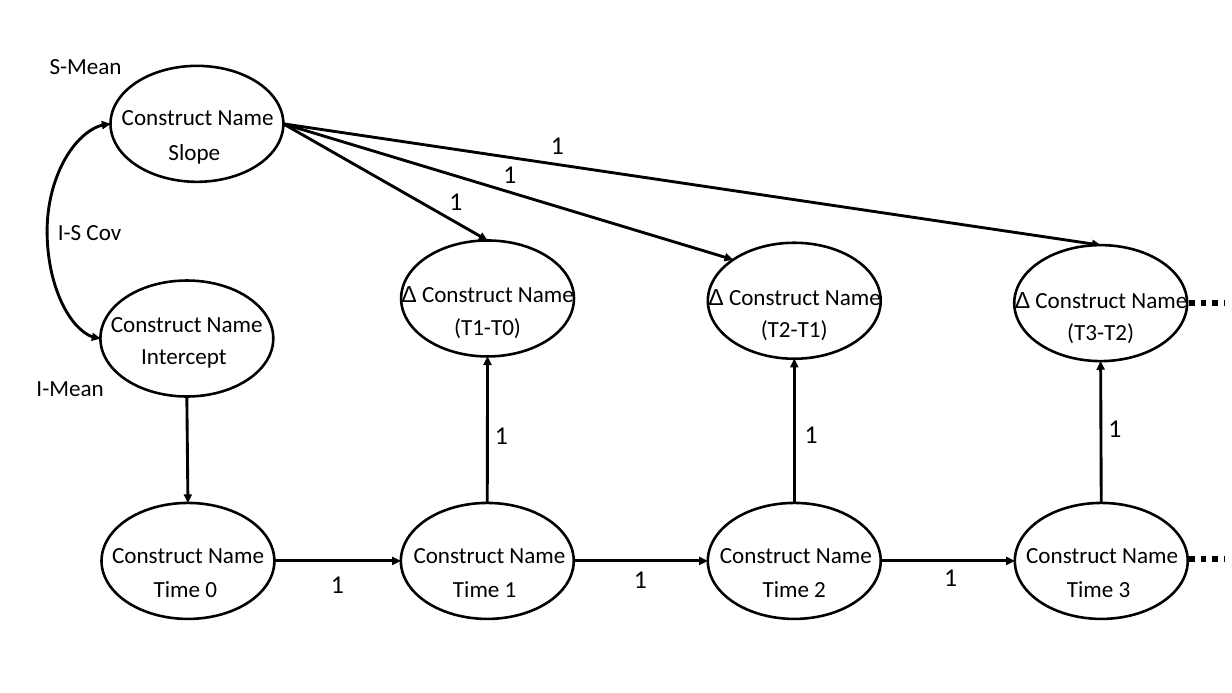
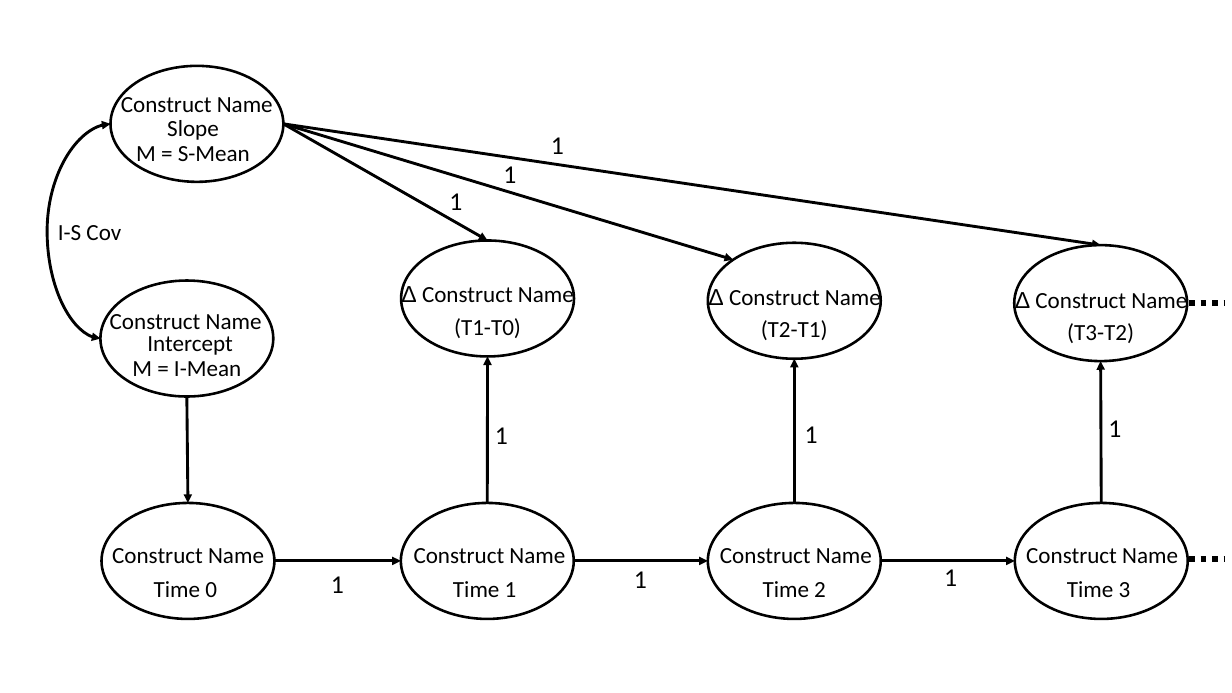
Before and after one commit to williejhale/TRACK_CHANGES, a slide deck: slide 1 of Univariate Model 1.pptx. Drawn at 1232x693 pixels with LibreOffice and Linux fonts; fonts in the diff are those of the drawing. Boxes give left, top, right and bottom in pixels: in the first picture for what was removed or moved away, otherwise in the second. Text is boxed around its words. In the diff, an @@ line names an element or a change of style, - is before the commit and + after.

```diff
--- a/Univariate Model 1.pptx
+++ b/Univariate Model 1.pptx
@@ text "Construct Name" rewrapped from [122, 110, 274, 125] to [121, 92, 273, 112] @@
@@ text at [136, 146, 250, 167]: text changed @@
-S-Mean
+M = S-Mean
@@ text added at [167, 120, 219, 140], 18 pt, text #000000 @@
+Slope
@@ text in ellipse at [168, 144, 220, 164]: text removed @@
-Slope
@@ text "Construct Name" rewrapped from [111, 317, 263, 332] to [110, 309, 262, 329] @@
@@ text in ellipse at [141, 349, 226, 368]: text removed @@
-Intercept
@@ text added at [147, 336, 232, 355], 18 pt, text #000000 @@
+Intercept
@@ text at [132, 361, 241, 376]: text changed @@
-I-Mean
+M = I-Mean
```
Also in this commit, not shown: 2 other files.
